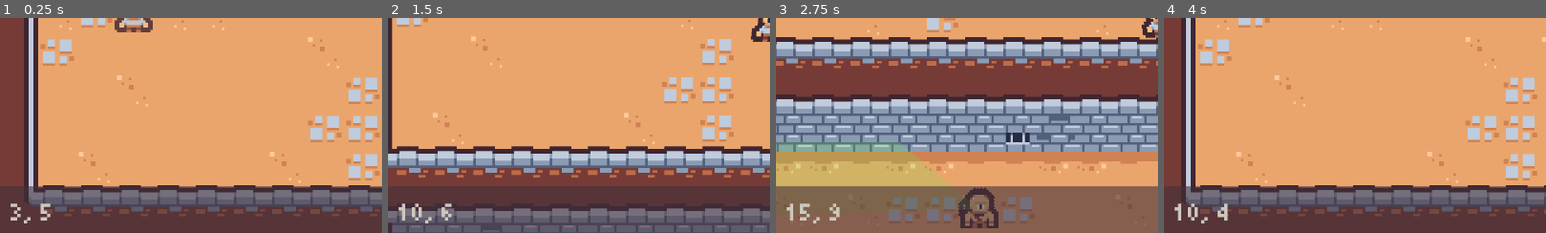
Above: before the commit, frames 1-4 (left to right).
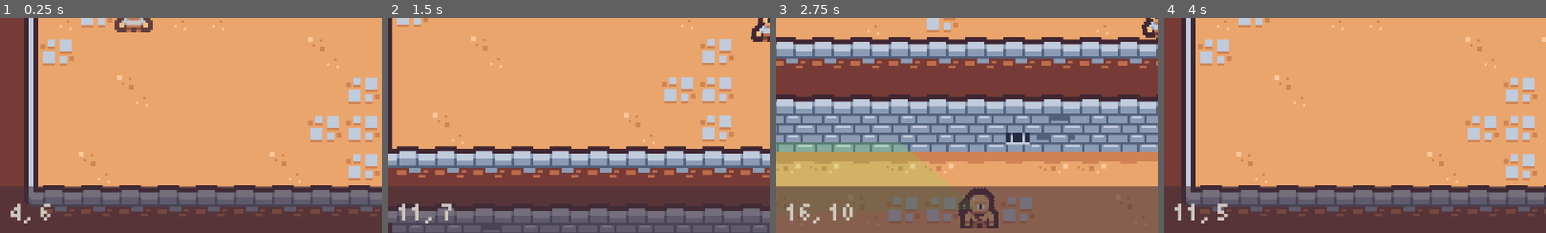
Above: after the commit, the same moments.

Repository: johnreybacal/dungeon-seo-solutions-inc
Game: Godot game, scene res://scenes/game.tscn
The game is run twice, just before and just after one commit, with the same random seed, the same clock (stepped at 60 frames per second) and the same inputs.
Inputs (mouse positions are % of the whole screen's width and height, from its top left):
- Up to frame 1 (0.25 s): no input
- Up to frame 2 (1.5 s): tap Enter at 0.5 s; move the mouse to (72, 45) at 0.52 s; hold D (move_right) 0.53-1.28 s; tap Space (dash) at 0.6 s; click (72, 45) at 0.67 s; move the mouse to (30, 55) at 1.27 s; hold S (move_down) from 1.28 s (still down); tap 1 (use_ground) at 1.35 s; click (30, 55) at 1.42 s
- Up to frame 3 (2.75 s): move the mouse to (60, 28) at 2.02 s; release S (move_down) at 2.03 s; hold D (move_right) from 2.03 s (still down); hold 3 (use_trap) from 2.03 s (still down); click (60, 28) at 2.17 s
- Up to frame 4 (4 s): move the mouse to (45, 70) at 2.77 s; release D (move_right) at 2.78 s; release 3 (use_trap) at 2.78 s; hold W (move_up) 2.78-3.53 s; tap 2 (use_wall) at 2.85 s; click (45, 70) at 2.92 s; move the mouse to (80, 65) at 3.52 s; hold A (move_left) from 3.53 s (still down); tap Space (dash) at 3.6 s; click (80, 65) at 3.67 s
The pictures show only the part of the screen within x 0-50%, y 50-100%; the shares and areas given below are measured in that part.

The runs differ from the first frame. In frame 1, 0.2% of the frame differs, in the area x 2-12%, y 86-95%; in frame 2, 0.2%; in frame 3, 0.3%; in frame 4, 0.3%, in the area x 6-17%, y 86-95%.
Error in both runs: Invalid access of index '-25' on a base object of type: 'Array'. (res://scripts/map.gd:99)

Commit message:
set tilemap position to 0 | remove local_to_map adjustments

Diff:
--- a/scenes/game.tscn
+++ b/scenes/game.tscn
@@ -1,34 +1,30 @@
-[gd_scene load_steps=7 format=4 uid="uid://hm73vsi3860u"]
+[gd_scene load_steps=6 format=4 uid="uid://hm73vsi3860u"]
 
 [ext_resource type="Script" uid="uid://c4jjao4llpc0o" path="res://scripts/game_manager.gd" id="1_lnu2h"]
 [ext_resource type="TileSet" uid="uid://xgc2ng4pshoi" path="res://resources/dungeon.tres" id="1_uwrxv"]
 [ext_resource type="PackedScene" uid="uid://dsdf5hsph7obg" path="res://scenes/player.tscn" id="2_yqjtg"]
 [ext_resource type="TileSet" uid="uid://c7awm2to6i8cd" path="res://resources/map_guide.tres" id="3_iywne"]
 [ext_resource type="PackedScene" uid="uid://i7qpg6tjfq6s" path="res://scenes/hud.tscn" id="4_lbhrr"]
-[ext_resource type="PackedScene" uid="uid://cuhhvtpvqv8yo" path="res://scenes/enemy.tscn" id="6_p57ef"]
 
 [node name="Game" type="Node2D"]
 script = ExtResource("1_lnu2h")
-enemy_scene = ExtResource("6_p57ef")
 
 [node name="DungeonTileMap" type="TileMapLayer" parent="."]
-position = Vector2(-16, -16)
 tile_map_data = PackedByteArray("AAAAABEAAAABAAEAAAABABEAAAACAAQAAAACABEAAAADAAQAAAADABEAAAACAAQAAAAEABEAAAABAAQAAAAFAB …(17616 unchanged characters)…
 tile_set = ExtResource("1_uwrxv")
 
 [node name="MapGuideTileMap" type="TileMapLayer" parent="."]
 modulate = Color(1, 1, 1, 0.5882353)
 z_index = 1
-position = Vector2(-16, -16)
 tile_set = ExtResource("3_iywne")
 
 [node name="Camera2D" type="Camera2D" parent="."]
 position = Vector2(91, 58)
 zoom = Vector2(4, 4)
-limit_left = 0
-limit_top = 0
-limit_right = 640
-limit_bottom = 360
+limit_left = 16
+limit_top = 16
+limit_right = 656
+limit_bottom = 376
 
 [node name="Player" parent="." instance=ExtResource("2_yqjtg")]
 position = Vector2(91, 58)
--- a/scenes/hud.tscn
+++ b/scenes/hud.tscn
@@ -25,7 +25,7 @@
 "times": PackedFloat32Array(0),
 "transitions": PackedFloat32Array(1),
 "update": 0,
-"values": [Vector2(640, 1100)]
+"values": [Vector2(150, 800)]
 }
 
 [sub_resource type="Animation" id="Animation_glx5p"]
@@ -40,7 +40,7 @@
 "times": PackedFloat32Array(0, 0.5),
 "transitions": PackedFloat32Array(1, 1),
 "update": 0,
-"values": [Vector2(640, 360), Vector2(640, 1100)]
+"values": [Vector2(150, 50), Vector2(150, 800)]
 }
 
 [sub_resource type="Animation" id="Animation_w7dup"]
@@ -55,7 +55,7 @@
 "times": PackedFloat32Array(0, 0.5),
 "transitions": PackedFloat32Array(1, 1),
 "update": 0,
-"values": [Vector2(640, 1100), Vector2(640, 360)]
+"values": [Vector2(150, 800), Vector2(150, 50)]
 }
 
 [sub_resource type="AnimationLibrary" id="AnimationLibrary_glx5p"]
@@ -95,10 +95,9 @@
 texture = SubResource("GradientTexture2D_71u3i")
 
 [node name="MapContainer" type="Node2D" parent="."]
-position = Vector2(640, 1100)
+position = Vector2(150, 800)
 
 [node name="Map" parent="MapContainer" instance=ExtResource("1_w7dup")]
-position = Vector2(-600, -400)
 scale = Vector2(3, 3)
 
 [node name="AnimationPlayer" type="AnimationPlayer" parent="MapContainer"]
--- a/scenes/map.tscn
+++ b/scenes/map.tscn
@@ -10,10 +10,10 @@
 
 [node name="CoordinatesLabel" type="Label" parent="."]
 z_index = 1
-offset_left = 48.0
-offset_top = 207.0
-offset_right = 87.0
-offset_bottom = 234.0
+offset_left = 16.0
+offset_top = 175.0
+offset_right = 55.0
+offset_bottom = 202.0
 theme_override_colors/font_color = Color(0.25490198, 0.18431373, 0.22352941, 1)
 theme_override_fonts/font = ExtResource("2_gldc4")
 theme_override_font_sizes/font_size = 16
@@ -21,10 +21,10 @@
 
 [node name="MapHintLabel" type="Label" parent="."]
 z_index = 1
-offset_left = 264.0
-offset_top = 35.0
-offset_right = 352.0
-offset_bottom = 56.0
+offset_left = 232.0
+offset_top = 3.0
+offset_right = 320.0
+offset_bottom = 24.0
 theme_override_colors/font_color = Color(0.25490198, 0.18431373, 0.22352941, 1)
 theme_override_fonts/font = ExtResource("2_gldc4")
 theme_override_font_sizes/font_size = 16
@@ -32,13 +32,12 @@
 
 [node name="TileMapLayer" type="TileMapLayer" parent="."]
 modulate = Color(1, 1, 1, 0.88235295)
-position = Vector2(32, 32)
 tile_map_data = PackedByteArray("AAAAAP//AAAAAAEAAAAAAAAAAAAAAAEAAAAAAAEAAAAAAAEAAAAAAAIAAAAAAAEAAAAAAAMAAAAAAAEAAAAAAA …(16720 unchanged characters)…
 tile_set = ExtResource("1_4xfga")
 
 [node name="Hint" type="Node2D" parent="."]
 z_index = 2
-position = Vector2(144, 241)
+position = Vector2(112, 209)
 
 [node name="Ground" type="Node2D" parent="Hint"]
 
--- a/scripts/game_manager.gd
+++ b/scripts/game_manager.gd
@@ -69,9 +69,8 @@
             if cell == 2:
                 wall_coordinates.append(coords)
             if cell == 3:
-                var adjusted_coords = Vector2i(coords.x - 1, coords.y - 1)
-                traps.append(adjusted_coords)
-                trap_cooldowns[adjusted_coords] = 0
+                traps.append(coords)
+                trap_cooldowns[coords] = 0
             x += 1
         y += 1
 
--- a/scripts/map.gd
+++ b/scripts/map.gd
@@ -76,11 +76,11 @@
     if event is InputEventMouseMotion:
         if is_mouse_down:
             _draw_cell()
-        var coords := tile_map_layer.local_to_map(get_local_mouse_position() - tile_map_layer.position)
+        var coords := tile_map_layer.local_to_map(get_local_mouse_position())
         var x = coords.x # - 1
         var y = coords.y # - 1
         if x >= min_x and x <= max_x and y >= min_y and y <= max_y:
-            coordinates_label.text = str(coords.x - 1) + ", " + str(coords.y - 1)
+            coordinates_label.text = str(coords.x) + ", " + str(coords.y)
             coordinates_label.visible = true
         else:
             coordinates_label.visible = false
@@ -92,7 +92,7 @@
 
 
 func _draw_cell():
-    var coords := tile_map_layer.local_to_map(get_local_mouse_position() - tile_map_layer.position)
+    var coords := tile_map_layer.local_to_map(get_local_mouse_position())
     var x = coords.x
     var y = coords.y
 
--- a/scripts/map_manager.gd
+++ b/scripts/map_manager.gd
@@ -26,9 +26,9 @@
         for x in range(len(player_map[y])):
             var cell = player_map[y][x]
             if cell == 9:
-                player_position = Vector2i(x - 1, y - 1)
+                player_position = Vector2i(x, y)
             if cell == 8:
-                enemy_positions.append(Vector2i(x - 1, y - 1))
+                enemy_positions.append(Vector2i(x, y))
             elif cell == 2:
                 player_map[y][x] = 1
                 player_map_initial[y][x] = 1
